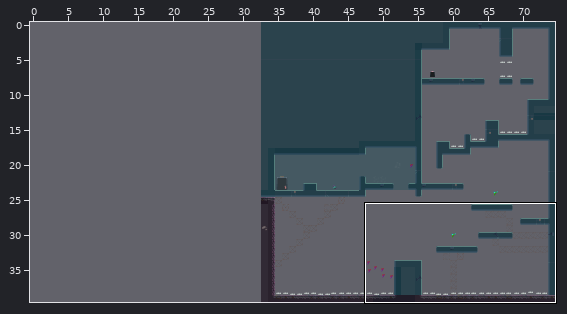
An edit to a level. Tiled map (JSON), Eudaemon/assets/levels/level3.json. The picture above shows the old version from afar; the outline marks the close-up.
Close-up. Before the edit:
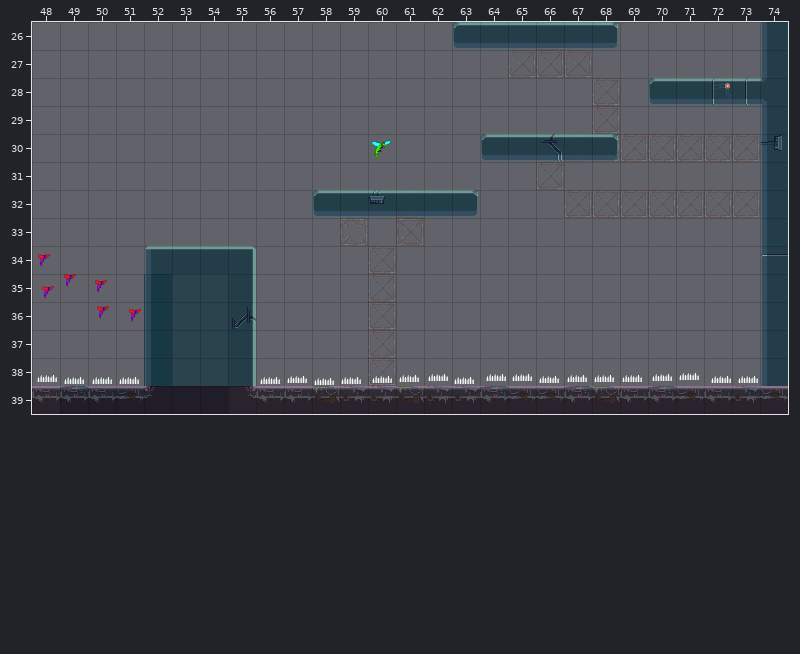
Cells are 32x32 px. Shown: x 48..74, y 26..39. The commit also changed other parts of the map, which this record leaves out. The old version is drawn lined up with the new one.
Now the later version:
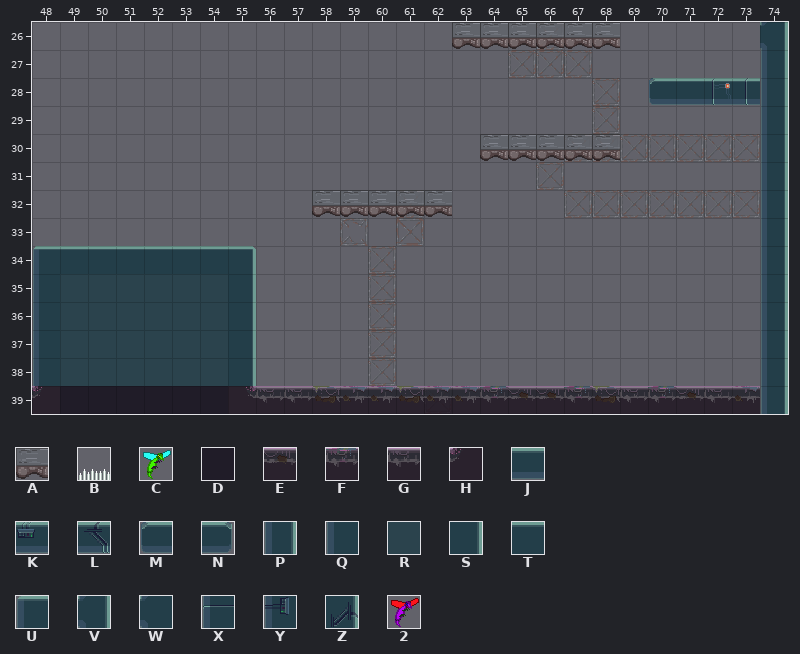
Key: from "Eudaemon Tilleset": A 25 "ConcreteNoBottom2x1_1A", B 86 "spike", C 88 "fly", D 104 "CorruptedDirtA", E 106 "CorruptedTopB", F 109 "CorruptedTopE", G 122 "CorruptedTopA", H 129 "CorruptedLeftCornerInner", J 137 "MetalPlatformD", K 138 "MetalPlatformE", L 139 "MetalPlatformF", M 140 "MetalPlatformLeftEnd", N 141 "MetalPlatformRightEnd", P 148 "MetalPlatformDVert", Q 168 "MetalPlatformExteriorVer", R 169 "MetalPlatformExteriorMid", S 171 "MetalPlatformExteriorVer", T 172 "MetalPlatformExterior2", U 175 "MetalPlatformExteriorCor", V 198 "MetalPlatformMidsection1", W 209 "MetalPlatformExteriorMid", X 218 "MetalPlatformExteriorCVe", Y 223 "MetalPlatformExteriorEVe", Z 227 "MetalPlatformExteriorFVe", 2 335 "TrackingFlyingRed".
_ is an empty cell, . an unchanged one.
Objects are placed by their top-left corner, in cells (3,4 is the top-left corner of cell 3,4); size is 1x1 cell unless given.
See-through tiles are keyed as they look on the map.
What changed:
map size 42x40 -> 75x40 cells (old content now starts at 33,0; both pictures use the new coordinates)
--- layer "TileLayerBG2"
@@ x 49..51 @@
-35 ___
-36 ___
-37 ___
-38 ___
+35 RRR
+36 RRR
+37 RRR
+38 RRR
--- layer "TileLayerFG"
@@ x 48..74 @@
-26 ...............MJJJJN.....Q
-27 ..........................Q
-28 ..........................W
-29 ..........................Q
-30 ................MJLJN.....Y
-31 ..........................Q
-32 ..........MJKJJN..........Q
-33 ..........................Q
-34 ____U.....................X
-35 _...Q.....................Q
-36 _...Q..Z..................Q
-37 _...Q.....................Q
-38 _...Q.....................Q
-39 GFGEH.....................E
+26 ...............AAAAAA.....V
+27 ..........................P
+28 ..........................P
+29 ..........................P
+30 ................AAAAA.....P
+31 ..........................P
+32 ..........AAAAA_..........P
+33 ..........................P
+34 UTTTT.....................P
+35 Q..._.....................P
+36 Q..._..S..................P
+37 Q..._.....................P
+38 Q..._.....................P
+39 HDDDD.....................P
--- layer "ObjectLayer"
-C "Fly" at 60.1,30.2 size 0.8x0.7
-2 "FlyRed" at 48.2,34.2 size 0.5x0.5
-2 "FlyRed" at 49.1,35 size 0.5x0.5
-2 "FlyRed" at 50.2,35.2 size 0.5x0.5
-2 "FlyRed" at 48.3,35.4 size 0.5x0.5
-2 "FlyRed" at 50.3,36.1 size 0.5x0.5
-2 "FlyRed" at 51.4,36.2 size 0.5x0.5
-B "Spike" at 71.1,38.1 size 0.7x0.7
-B "Spike" at 65.1,38.1 size 0.7x0.7
-B "Spike" at 62.1,38.1 size 0.7x0.7
-B "Spike" at 70.1,38.1 size 0.7x0.7
-B "Spike" at 64.2,38.1 size 0.7x0.7
-B "Spike" at 67.1,38.2 size 0.7x0.7
-B "Spike" at 69.1,38.2 size 0.7x0.7
-B "Spike" at 68.1,38.2 size 0.7x0.7
-B "Spike" at 48.2,38.2 size 0.7x0.7
-B "Spike" at 61.1,38.2 size 0.7x0.7
-B "Spike" at 57.1,38.2 size 0.7x0.7
-B "Spike" at 66.1,38.2 size 0.7x0.7
-B "Spike" at 72.2,38.2 size 0.7x0.7
-B "Spike" at 60.1,38.2 size 0.7x0.7
-B "Spike" at 73.2,38.2 size 0.7x0.7
-B "Spike" at 56.1,38.2 size 0.7x0.7
-B "Spike" at 50.1,38.2 size 0.7x0.7
-B "Spike" at 51.1,38.2 size 0.7x0.7
-B "Spike" at 63.1,38.2 size 0.7x0.7
-B "Spike" at 59.1,38.2 size 0.7x0.7
-B "Spike" at 49.1,38.2 size 0.7x0.7
-B "Spike" at 58.1,38.3 size 0.7x0.7
